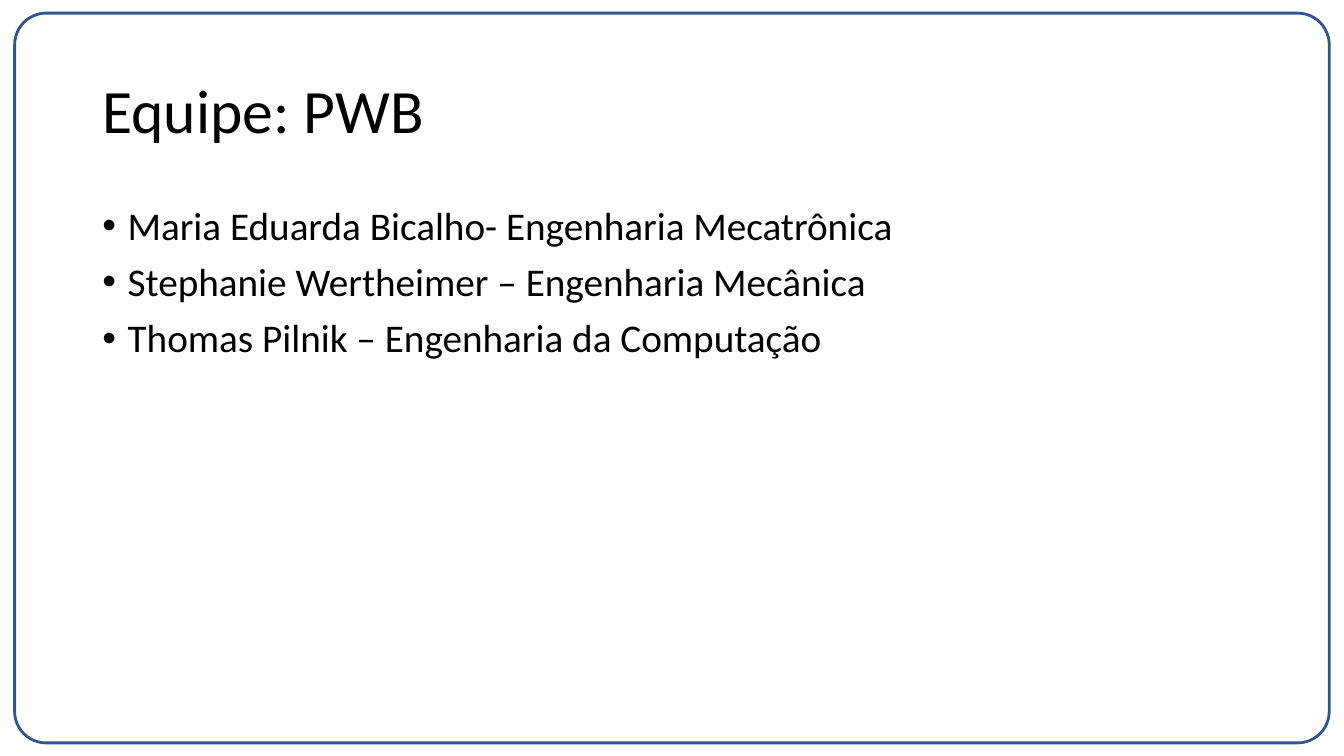
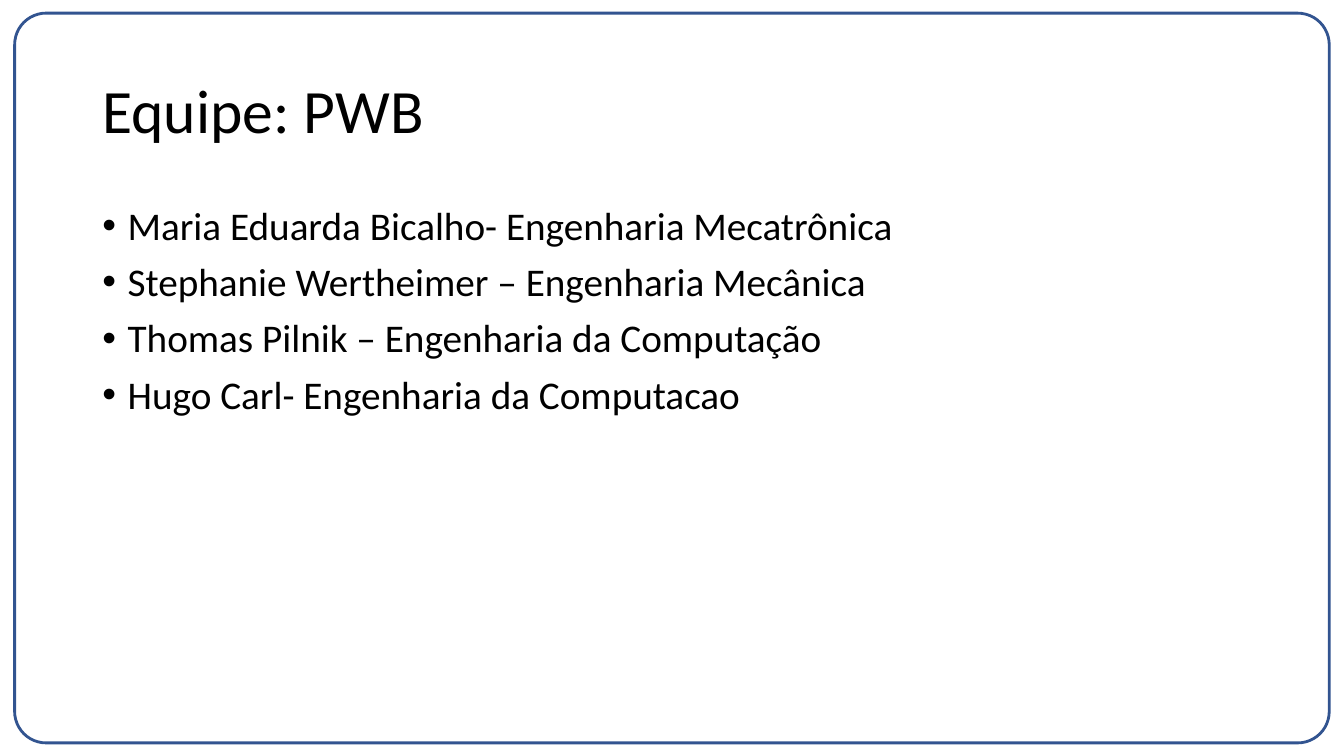
Before and after one commit to pilnikthomas/CDA_P1, a slide deck: slide 2 of Entrega01_StephanieThomasDuda.pptx. Drawn at 1344x756 pixels with LibreOffice and Linux fonts; fonts in the diff are those of the drawing. Boxes give left, top, right and bottom in pixels: in the first picture for what was removed or moved away, otherwise in the second. Text is boxed around its words. In the diff, an @@ line names an element or a change of style, - is before the commit and + after.

```diff
--- a/Entrega01_StephanieThomasDuda.pptx
+++ b/Entrega01_StephanieThomasDuda.pptx
@@ text at (128,381,740,416): paragraph added @@
+• Hugo Carl- Engenharia da Computacao
```
Also in this commit, not shown: 2 other slides changed, 8 other files.
